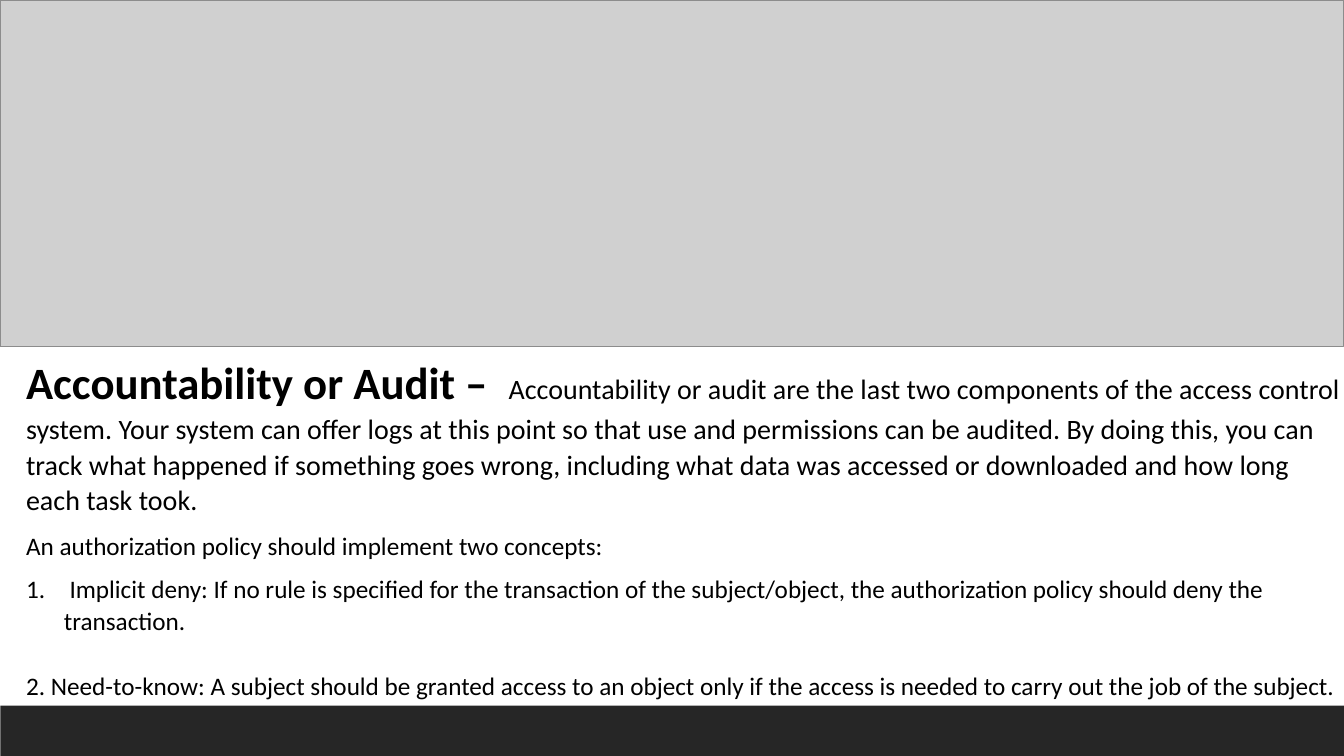
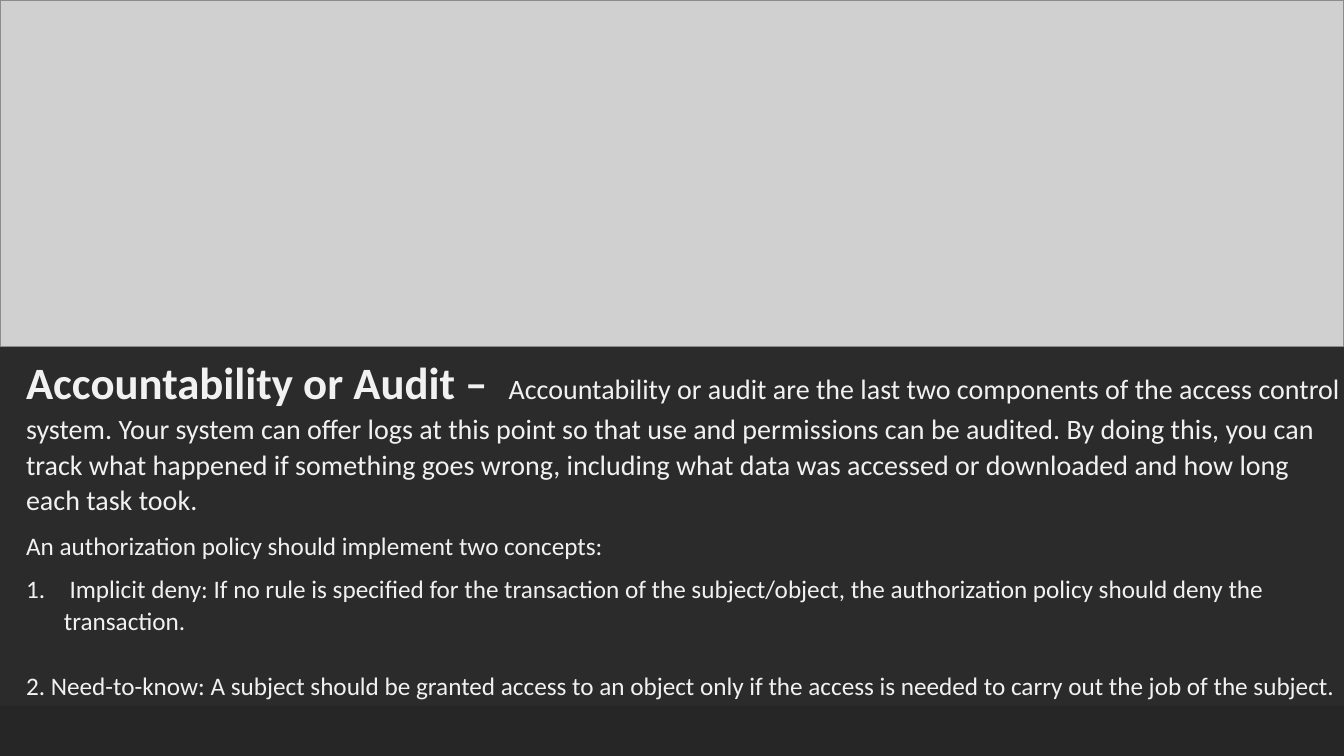
Before and after one commit to ronnie-1947/access-control-ppt, a slide deck: slide 12 of Access Control.pptx. Drawn at 1344x756 pixels with LibreOffice and Linux fonts; fonts in the diff are those of the drawing; grey boxes stand for pictures; background and template pictures are left out; a plain dark background stands for a picture behind light text. Boxes give left, top, right and bottom in pixels: in the first picture for what was removed or moved away, otherwise in the second. Text is boxed around its words. In the diff, an @@ line names an element or a change of style, - is before the commit and + after.

```diff
--- a/Access Control.pptx
+++ b/Access Control.pptx
@@ text "Accountability or Audit – Accountability ..." at (x1=26, y1=367, x2=1340, y2=700): text colour #000000 to #F2F1F1 @@
```
Also in this commit, not shown: 8 other slides changed, 1 slide removed.
